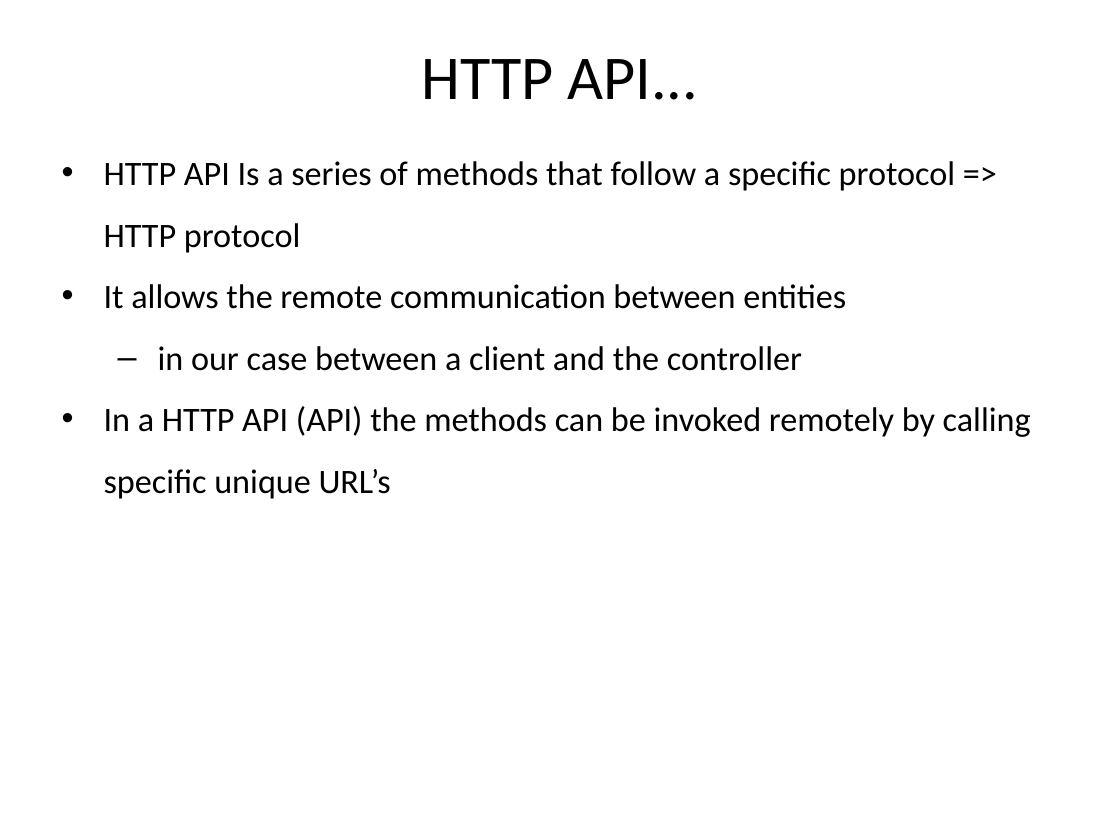
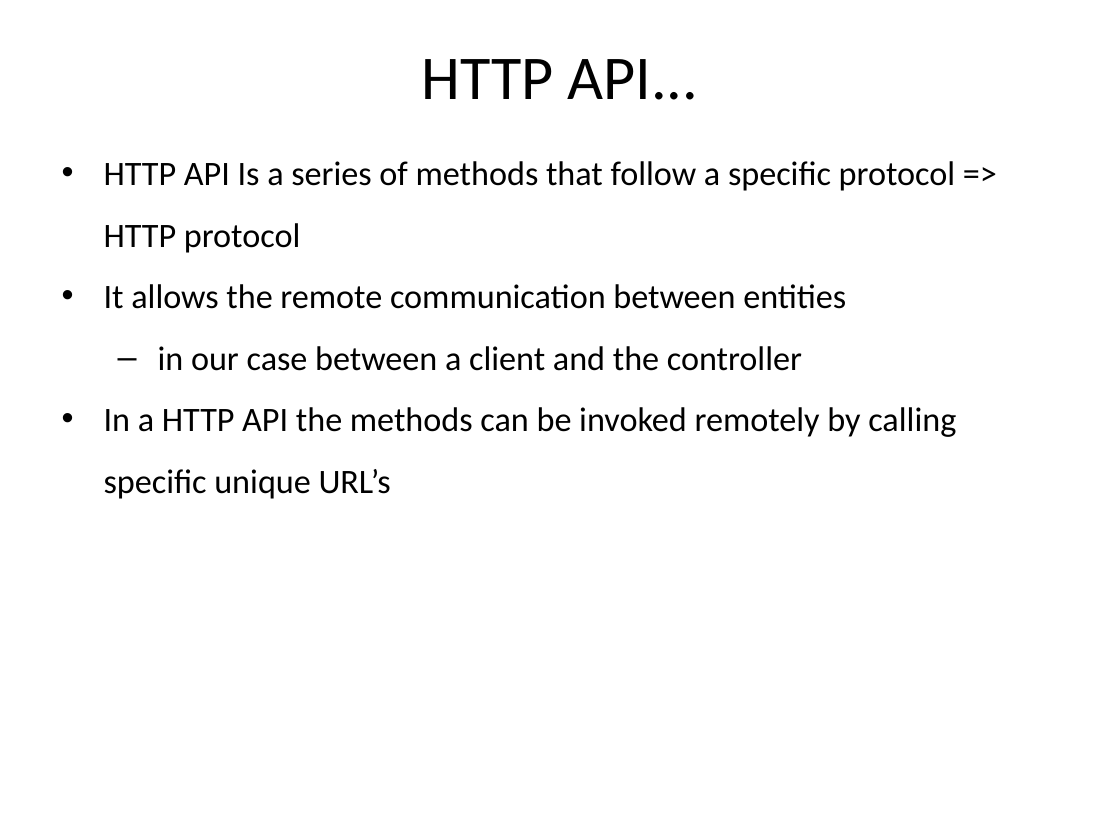
Before and after one commit to hogeschool/Development--Web, a slide deck: slide 16 of Lesson3/lesson3.pptx (slide 11 before the commit). Drawn at 1120x840 pixels with LibreOffice and Linux fonts; fonts in the diff are those of the drawing. Boxes give left, top, right and bottom in pixels: in the first picture for what was removed or moved away, otherwise in the second. Text is boxed around its words. In the diff, an @@ line names an element or a change of style, - is before the commit and + after.

```diff
--- a/Lesson3/lesson3.pptx
+++ b/Lesson3/lesson3.pptx
@@ text at [104,407,956,499]: text changed @@
-• In a HTTP API (API) the methods can be invoked remotely by calling specific unique URL’s
+• In a HTTP API the methods can be invoked remotely by calling specific unique URL’s
```
Also in this commit, not shown: 5 other slides changed, 5 slides added, 1 other file.
